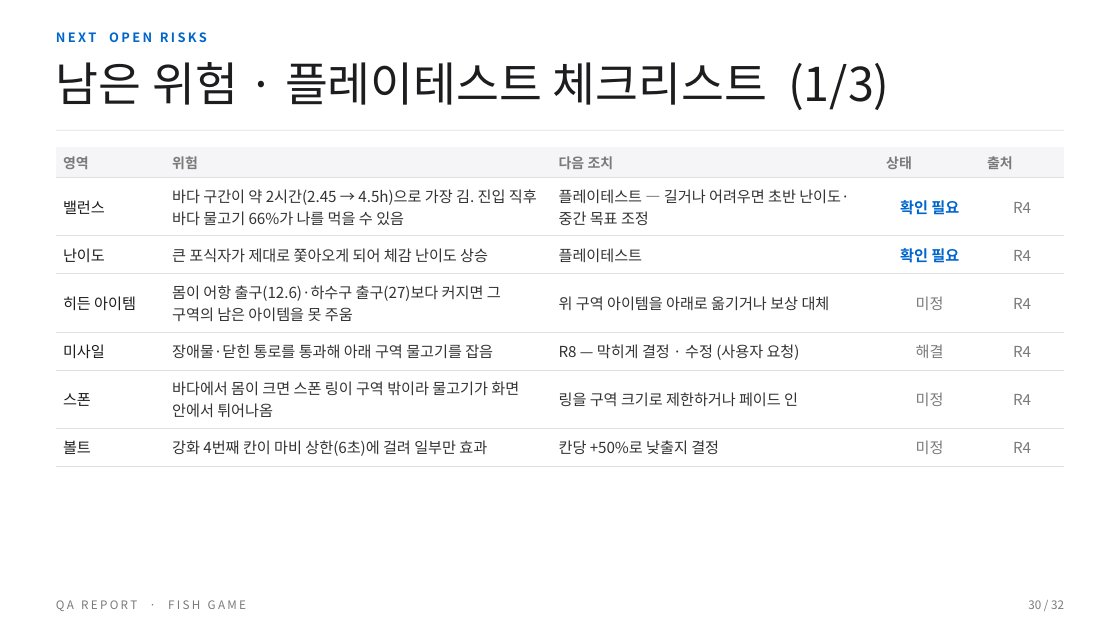
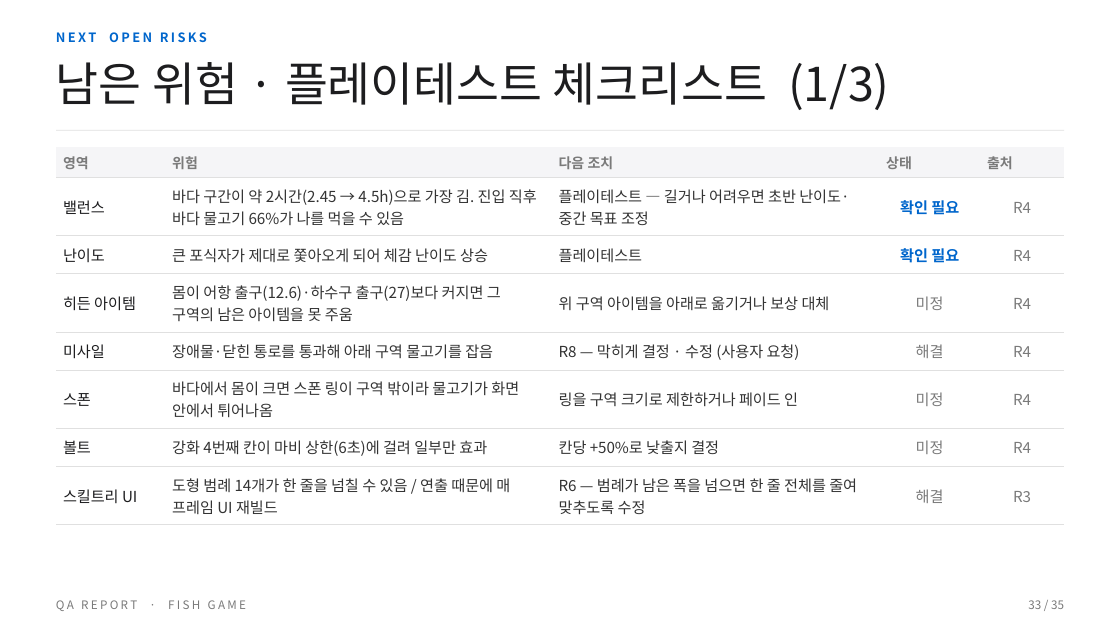
Before and after one commit to BSH0401/fishing, a slide deck: slide 33 of Docs/QA/물고기게임_QA리포트.pptx (slide 30 before the commit). Drawn at 1120x630 pixels with LibreOffice and Linux fonts; fonts in the diff are those of the drawing. Boxes give left, top, right and bottom in pixels: in the first picture for what was removed or moved away, otherwise in the second. Text is boxed around its words. In the diff, an @@ line names an element or a change of style, - is before the commit and + after.

```diff
--- a/Docs/QA/물고기게임_QA리포트.pptx
+++ b/Docs/QA/물고기게임_QA리포트.pptx
@@ table at <box>56,147,1065,519</box> @@
+row 8: 스킬트리 UI | 도형 범례 14개가 한 줄을 넘칠 수 있음 / 연출 때문에 매 프레임 UI 재빌드 | R6 — 범례가 남은 폭을 넘으면 한 줄 전체를 줄여 맞추도록 수정 | 해결 | R3
@@ text at <box>1028,600,1064,609</box>: text changed @@
-30 / 32
+33 / 35
```
Also in this commit, not shown: 31 other slides changed, 3 slides added, 37 other files.
